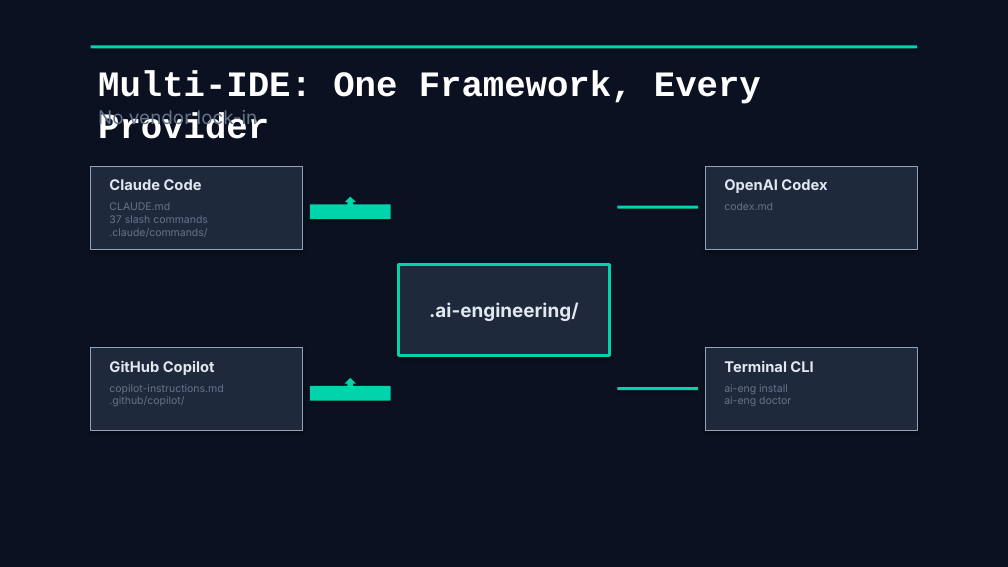
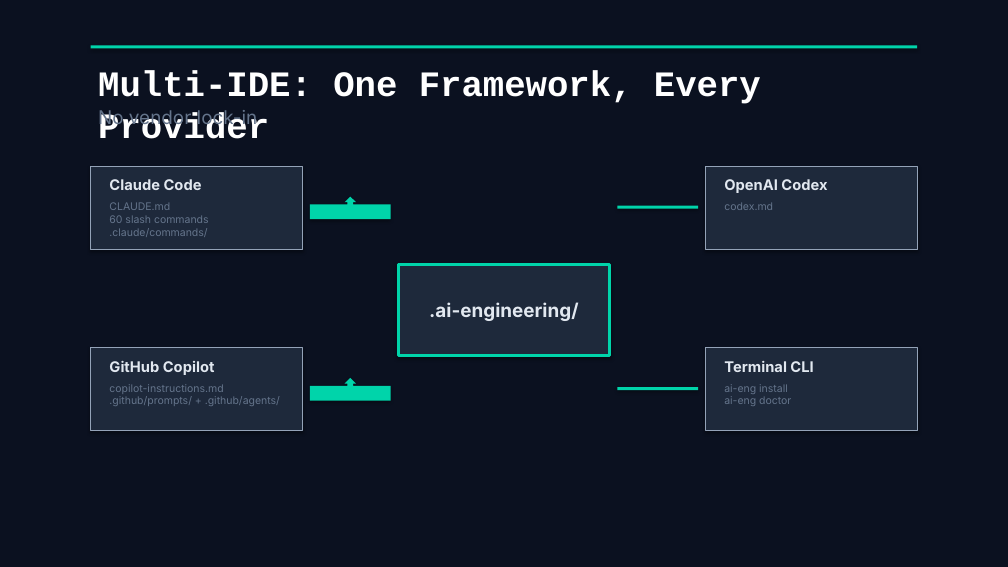
Before and after one commit to arcasilesgroup/ai-engineering, a slide deck: slide 15 of docs/presentation/ai-engineering-board.pptx. Drawn at 1008x567 pixels with LibreOffice and Linux fonts; fonts in the diff are those of the drawing. Boxes give left, top, right and bottom in pixels: in the first picture for what was removed or moved away, otherwise in the second. Text is boxed around its words. In the diff, an @@ line names an element or a change of style, - is before the commit and + after.

```diff
--- a/docs/presentation/ai-engineering-board.pptx
+++ b/docs/presentation/ai-engineering-board.pptx
@@ text at (109, 202, 209, 237): text changed @@
-CLAUDE.md
-37 slash commands
-.claude/commands/
+CLAUDE.md
+60 slash commands
+.claude/commands/
@@ text at (109, 384, 280, 406): text changed @@
-copilot-instructions.md
-.github/copilot/
+copilot-instructions.md
+.github/prompts/ + .github/agents/
```
Also in this commit, not shown: 5 other slides changed, 8 other files.
